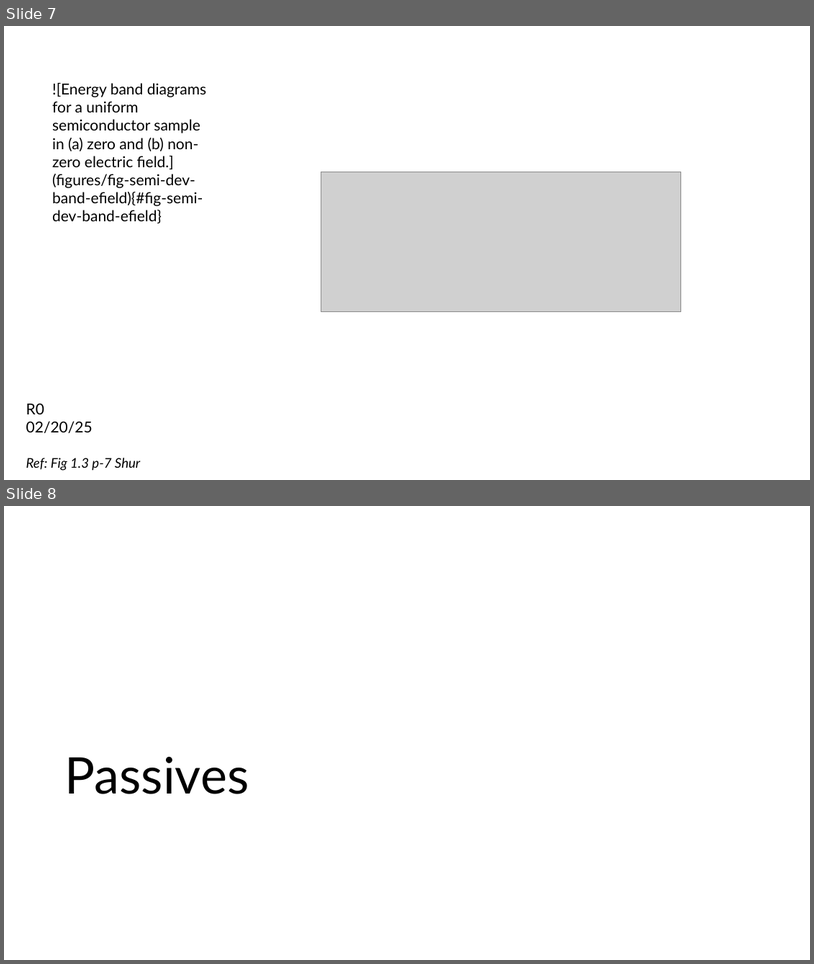
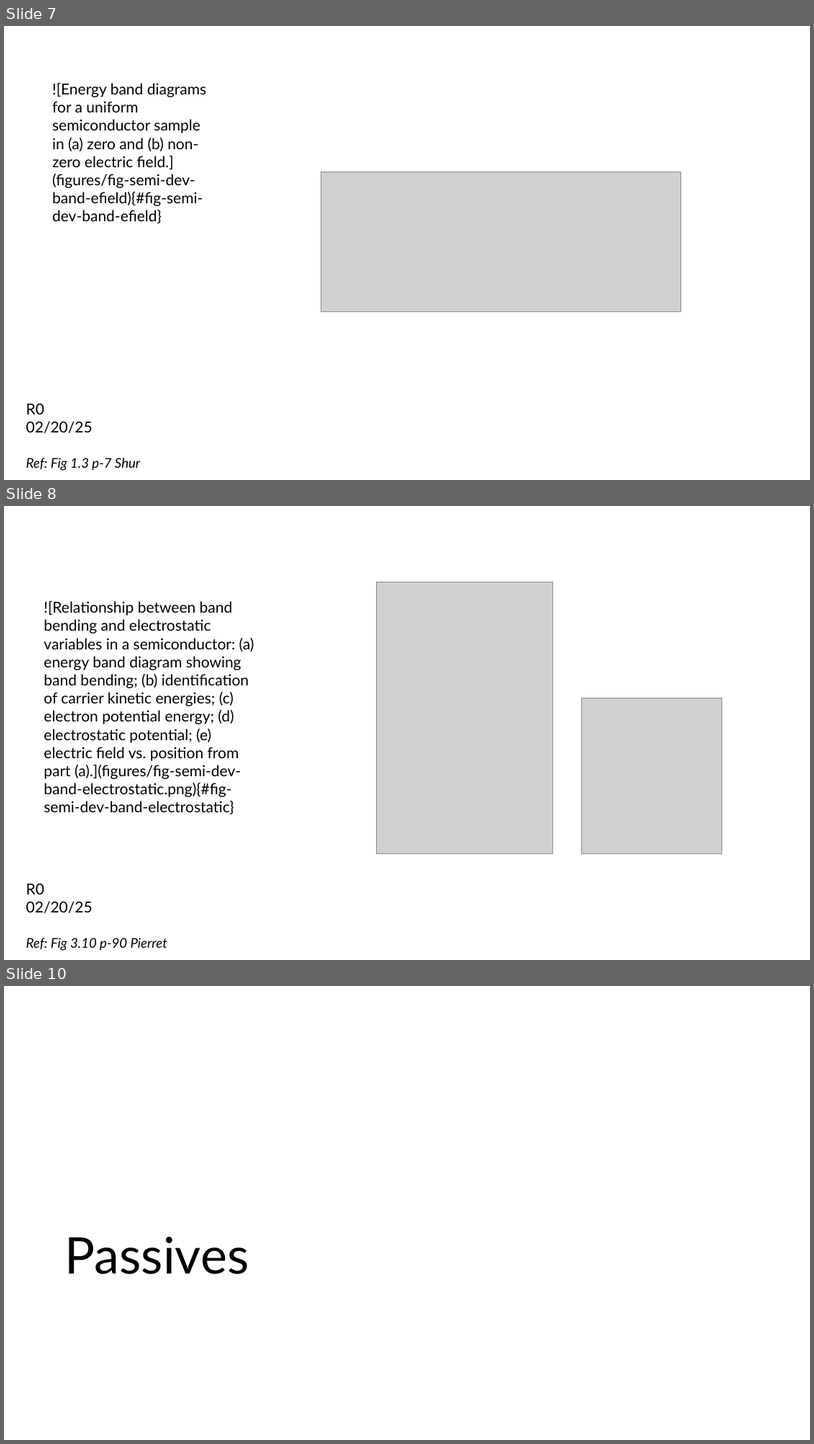
Before and after one commit to mixignal-press/ebook-ice1, a slide deck: figures/fig.pptx. Shown one above the other, each under a label of ours: slides 7 and 8 before the commit, slides 7, 8 and 10 after it; the slides between them are not shown. The pictures are 814x964 and 814x1444 pixels, drawn with LibreOffice and Linux fonts; fonts in the diff are those of the drawing; grey boxes stand for pictures. Boxes give left, top, right and bottom in pixels: in the first picture for what was removed or moved away, otherwise in the second. Text is boxed around its words. In the diff, an @@ line names an element or a change of style, - is before the commit and + after.

```diff
--- a/figures/fig.pptx
+++ b/figures/fig.pptx
@@ slide 8 added at bbox=[4, 506, 810, 960], background #FFFFFF @@
@@ picture added at bbox=[377, 582, 553, 854] @@
@@ text added at bbox=[44, 601, 255, 814], 18 pt, text #000000 @@
+![Relationship between band bending and electrostatic variables in a semiconductor: (a) energy band diagram showing band bending; (b) identification of carrier kinetic energies; (c) electron potential energy; (d) electrostatic potential; (e) electric field vs. position from part (a).](figures/fig-semi-dev-band-electrostatic.png){#fig-semi-dev-band-electrostatic}
@@ picture added at bbox=[581, 698, 722, 854] @@
@@ text added at bbox=[26, 883, 93, 913], 18 pt, text #000000 @@
+R0 02/20/25
@@ text added at bbox=[26, 937, 167, 950], 16 pt, text #000000, italic @@
+Ref: Fig 3.10 p-90 Pierret
@@ what was slide 8 is now slide 10 @@
```
Also in this commit, not shown: 2 other slides added, 1 slide removed, 3 other files.
